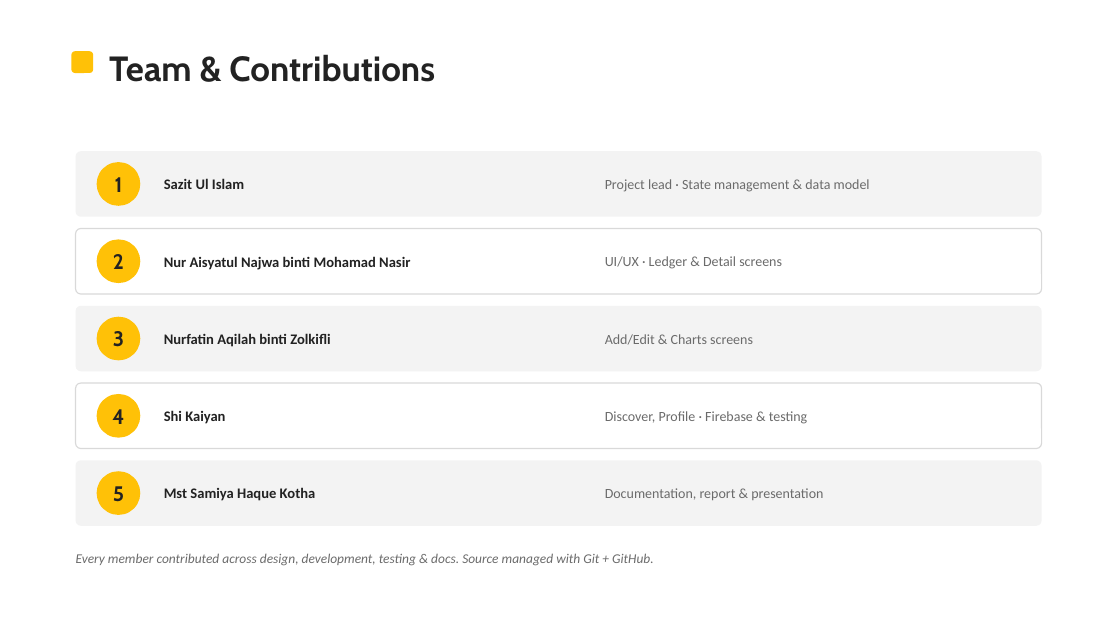
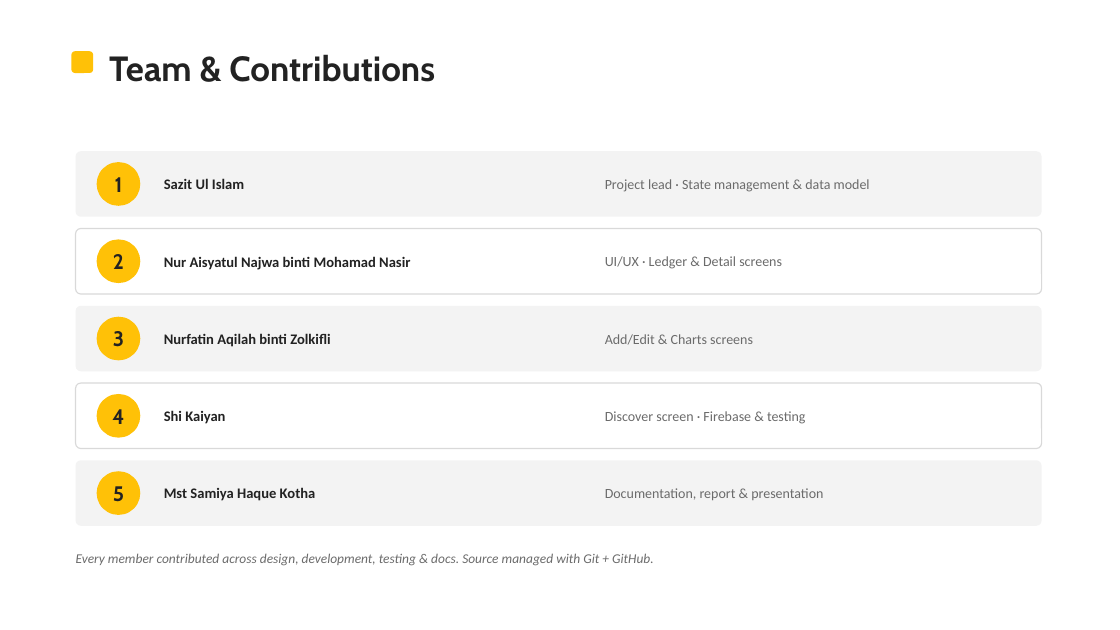
Before and after one commit to LBBT-God/expense-tracker, a slide deck: slide 12 of docs/My_Wallet_Presentation.pptx. Drawn at 1120x630 pixels with LibreOffice and Linux fonts; fonts in the diff are those of the drawing. Boxes give left, top, right and bottom in pixels: in the first picture for what was removed or moved away, otherwise in the second. Text is boxed around its words. In the diff, an @@ line names an element or a change of style, - is before the commit and + after.

Commit message:
Presentation: add screenshots and a Cloud Database (Firebase) slide
- Insert app screenshots into the title, solution and UI/UX slides
- Add a "Cloud Database — Firebase" slide pairing the app with the
  Firestore console (transactions collection) to show realtime cloud sync
- Remove the Profile references and the Live Demo slide
- Add docs/screenshots/firebase_console.png used by build_slides.py

```diff
--- a/docs/My_Wallet_Presentation.pptx
+++ b/docs/My_Wallet_Presentation.pptx
@@ text at <box>605,411,805,424</box>: text changed @@
-Discover, Profile · Firebase & testing
+Discover screen · Firebase & testing
```
Also in this commit, not shown: 6 other slides changed, 1 slide added, 1 slide removed, 2 other files.
